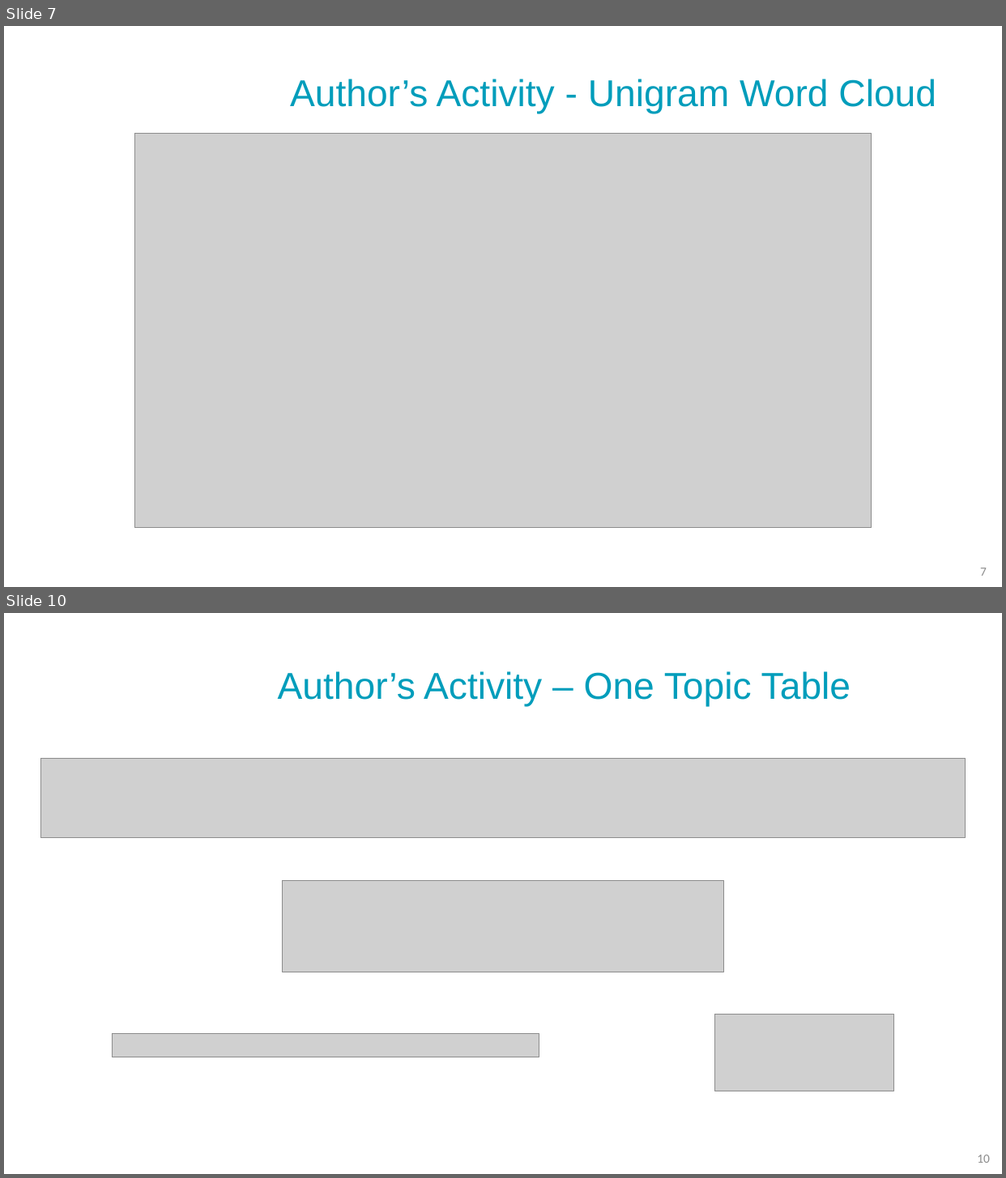
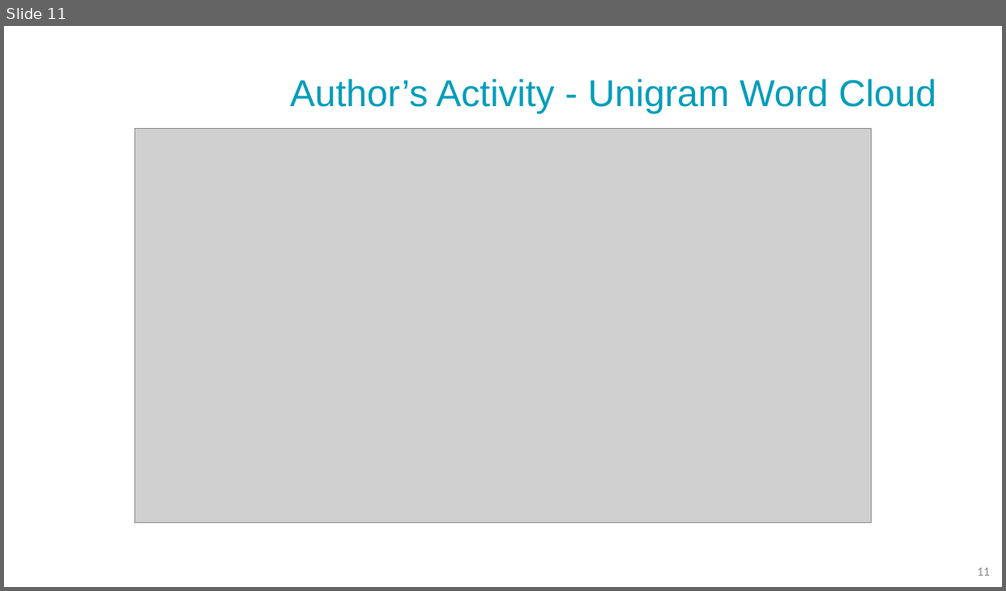
Before and after one commit to NoaTal1996/Backbone-Graph, a slide deck: docs/meeting_with_Sayiqan/20250721.pptx. Shown one above the other, each under a label of ours: slides 7 and 10 before the commit, slide 11 after it; the slides between them are not shown. The pictures are 1006x1178 and 1006x591 pixels, drawn with LibreOffice and Linux fonts; fonts in the diff are those of the drawing; grey boxes stand for pictures; background and template pictures are left out. Boxes give left, top, right and bottom in pixels: in the first picture for what was removed or moved away, otherwise in the second. Text is boxed around its words. In the diff, an @@ line names an element or a change of style, - is before the commit and + after.

```diff
--- a/docs/meeting_with_Sayiqan/20250721.pptx
+++ b/docs/meeting_with_Sayiqan/20250721.pptx
@@ slide 10 removed at bbox=[4, 613, 1002, 1174], background picture (left out) @@
@@ text removed at bbox=[278, 671, 850, 707] @@
-Author’s Activity – One Topic Table
@@ picture removed at bbox=[40, 759, 966, 838] @@
@@ picture removed at bbox=[283, 880, 723, 972] @@
@@ picture removed at bbox=[715, 1014, 894, 1091] @@
@@ picture removed at bbox=[112, 1033, 539, 1058] @@
@@ page number removed at bbox=[977, 1155, 990, 1163] @@
-10
@@ what was slide 7 is now slide 11 @@
@@ slide 11 changed as well @@
@@ picture: place and size @@
-picture at bbox=[135, 134, 871, 528]
+picture at bbox=[135, 129, 871, 523]
@@ page number at bbox=[977, 568, 990, 576]: text changed @@
-7
+11
```
Also in this commit, not shown: 7 other slides changed, 3 slides added, 2 other slides removed.
